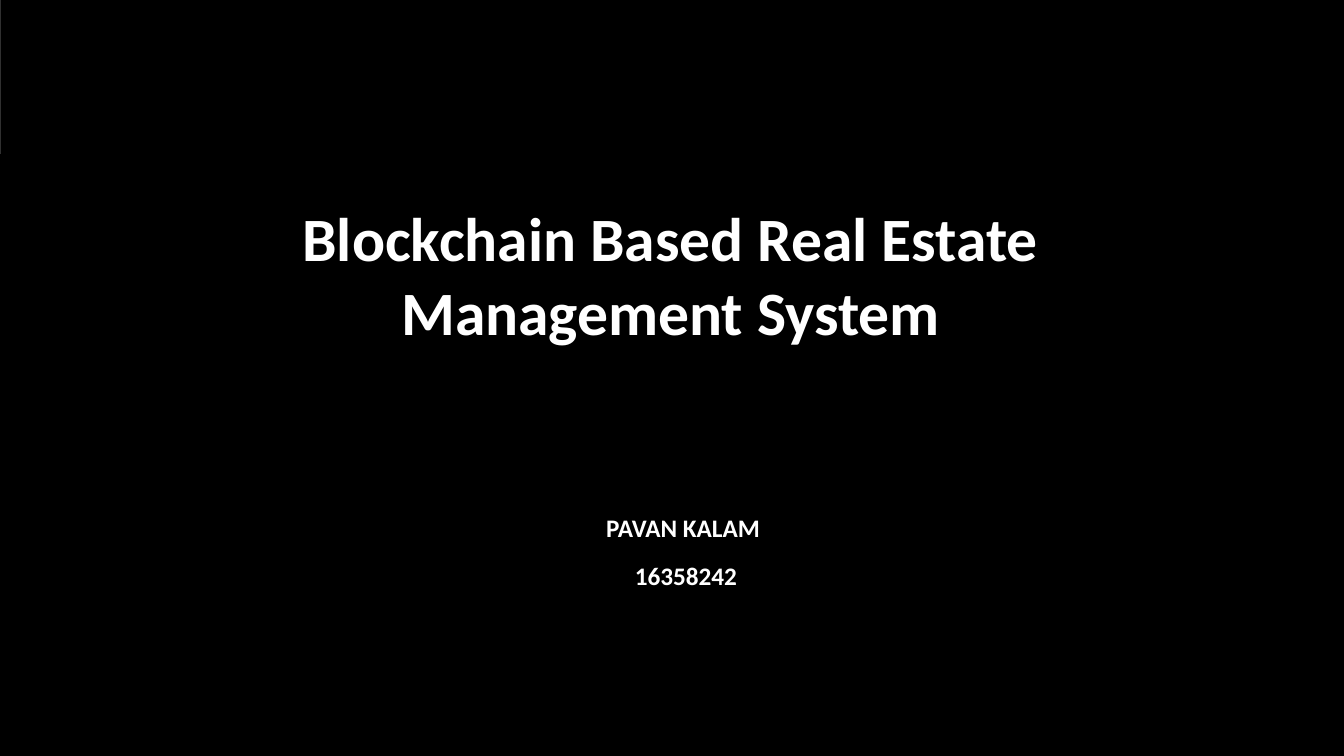
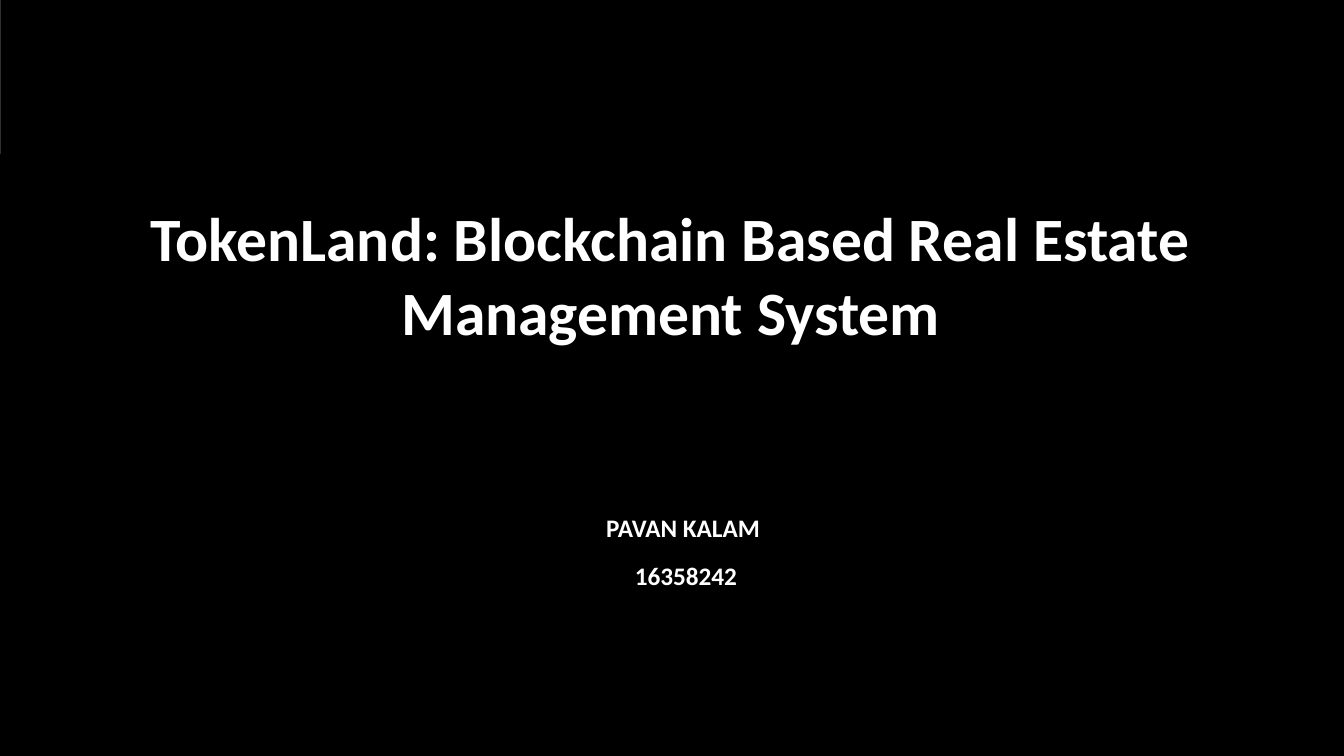
Before and after one commit to pavan-kalam/Blockchain-based-realestate-management-system, a slide deck: slide 1 of Final Presentation.pptx. Drawn at 1344x756 pixels with LibreOffice and Linux fonts; fonts in the diff are those of the drawing; grey boxes stand for pictures; background and template pictures are left out. Boxes give left, top, right and bottom in pixels: in the first picture for what was removed or moved away, otherwise in the second. Text is boxed around its words. In the diff, an @@ line names an element or a change of style, - is before the commit and + after.

```diff
--- a/Final Presentation.pptx
+++ b/Final Presentation.pptx
@@ title at box(150, 217, 1189, 346): text changed @@
-Blockchain Based Real Estate Management System
+TokenLand: Blockchain Based Real Estate Management System
```
Also in this commit, not shown: 1 other slide changed, 2 slides added, 1 slide removed.
